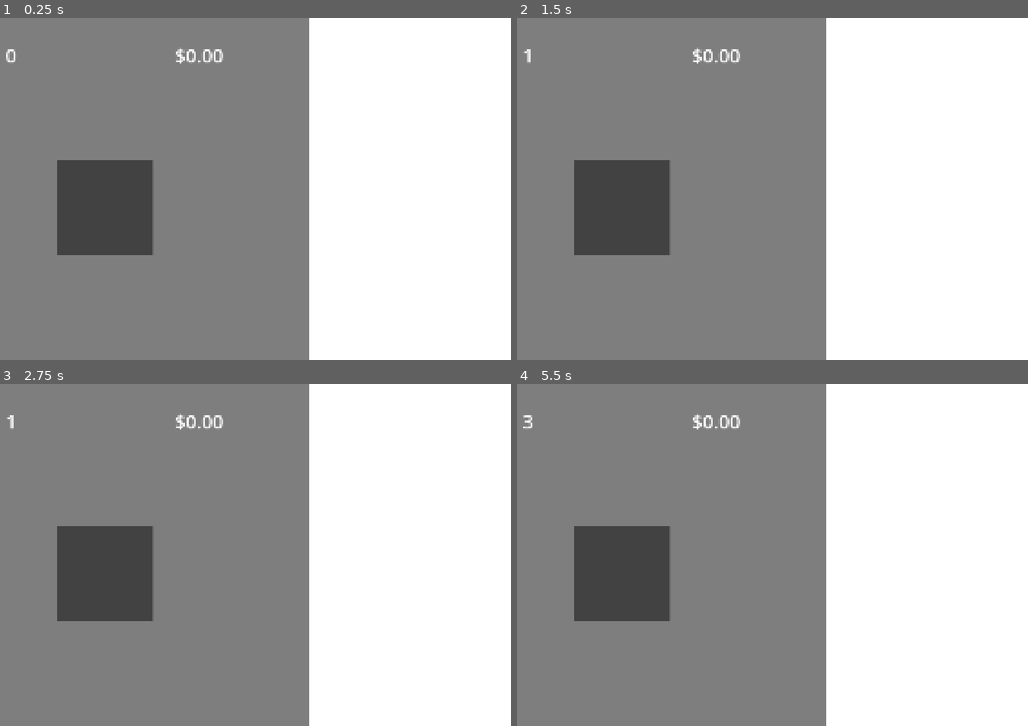
Above: before the commit, frames 1-4 (two rows, left to right).
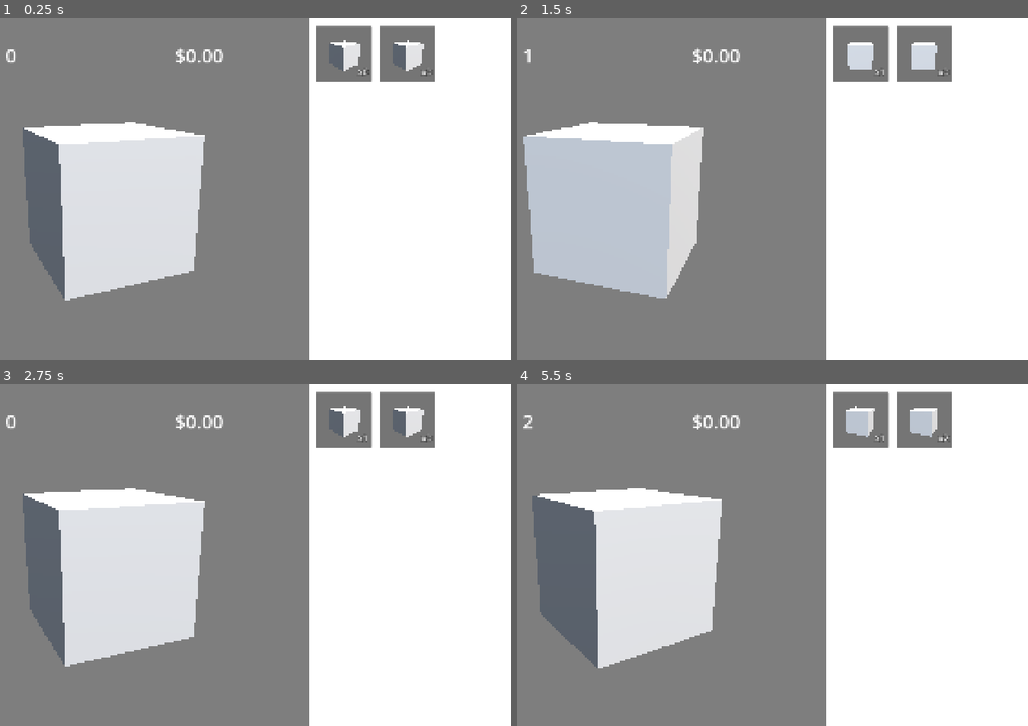
Above: after the commit, the same moments.

Repository: karjon7/apple-farmer
Game: Godot game, scene res://scenes/game.tscn
The game is run twice, just before and just after one commit, with the same random seed, the same clock (stepped at 60 frames per second) and the same inputs.
Inputs (mouse positions are in pixels of both pictures, inside the frame that each line leads up to):
- Up to frame 1 (0.25 s): no input
- Up to frame 2 (1.5 s): click (624, 206) at 0.5 s; click (859, 52) at 1.27 s
- Up to frame 3 (2.75 s): click (408, 418) at 2.02 s
- Up to frame 4 (5.5 s): click (624, 572) at 2.75 s; click (925, 418) at 3.52 s; click (624, 572) at 4.25 s; click (925, 418) at 5.02 s

The runs differ from the first frame. In frame 1, 19% of the frame differs, in the area x 4-86%, y 2-83%; in frame 2, 19%; in frame 3, 19%; in frame 4, 19%, in the area x 1-86%, y 2-84%.

Commit message:
Add AppleData, AppleMenu and Fix UserData and GameManager

Diff:
--- /dev/null
+++ b/prefab/meshes/test_item.tscn
@@ -0,0 +1,6 @@
+[gd_scene load_steps=2 format=3 uid="uid://ok1am36yr52p"]
+
+[sub_resource type="BoxMesh" id="BoxMesh_pgt16"]
+
+[node name="TestItem" type="MeshInstance3D"]
+mesh = SubResource("BoxMesh_pgt16")
--- /dev/null
+++ b/prefab/ui/apple_menu_button.tscn
@@ -0,0 +1,57 @@
+[gd_scene load_steps=5 format=3 uid="uid://dpdk5gsrj2qjm"]
+
+[ext_resource type="Script" uid="uid://dk418b0tltu2u" path="res://scripts/ui/apple_menu_button.gd" id="1_nohal"]
+[ext_resource type="Resource" uid="uid://obqhdpp7447d" path="res://scripts/datas/apple_datas/regular_apple.tres" id="2_vue7e"]
+[ext_resource type="PackedScene" uid="uid://iixradab3o72" path="res://prefab/ui/mesh_viewer.tscn" id="3_qleav"]
+
+[sub_resource type="LabelSettings" id="LabelSettings_yqjtg"]
+font_size = 30
+outline_size = 5
+outline_color = Color(0, 0, 0, 1)
+
+[node name="AppleMenuButton" type="Button"]
+custom_minimum_size = Vector2(175, 175)
+size_flags_horizontal = 4
+size_flags_vertical = 4
+flat = true
+script = ExtResource("1_nohal")
+apple_data = ExtResource("2_vue7e")
+
+[node name="Panel" type="Panel" parent="."]
+layout_mode = 1
+anchors_preset = 15
+anchor_right = 1.0
+anchor_bottom = 1.0
+grow_horizontal = 2
+grow_vertical = 2
+
+[node name="MarginContainer" type="MarginContainer" parent="."]
+layout_mode = 1
+anchors_preset = 15
+anchor_right = 1.0
+anchor_bottom = 1.0
+grow_horizontal = 2
+grow_vertical = 2
+theme_override_constants/margin_left = 10
+theme_override_constants/margin_top = 10
+theme_override_constants/margin_right = 10
+theme_override_constants/margin_bottom = 10
+
+[node name="Label" type="Label" parent="MarginContainer"]
+layout_mode = 2
+size_flags_vertical = 8
+text = "x99.9K"
+label_settings = SubResource("LabelSettings_yqjtg")
+horizontal_alignment = 2
+vertical_alignment = 2
+
+[node name="MeshViewer" parent="." instance=ExtResource("3_qleav")]
+layout_mode = 1
+anchors_preset = 15
+anchor_right = 1.0
+anchor_bottom = 1.0
+offset_right = 0.0
+offset_bottom = 0.0
+grow_horizontal = 2
+grow_vertical = 2
+cam_distance = 4.1
--- /dev/null
+++ b/prefab/ui/mesh_viewer.tscn
@@ -0,0 +1,60 @@
+[gd_scene load_steps=6 format=3 uid="uid://iixradab3o72"]
+
+[ext_resource type="Script" uid="uid://buoimofx7sb64" path="res://scripts/prefabs/mesh_viewer.gd" id="1_wb5as"]
+
+[sub_resource type="ProceduralSkyMaterial" id="ProceduralSkyMaterial_5vme2"]
+sky_horizon_color = Color(0.662243, 0.671743, 0.686743, 1)
+ground_horizon_color = Color(0.662243, 0.671743, 0.686743, 1)
+
+[sub_resource type="Sky" id="Sky_psp0a"]
+sky_material = SubResource("ProceduralSkyMaterial_5vme2")
+
+[sub_resource type="Environment" id="Environment_6aqm7"]
+background_mode = 2
+sky = SubResource("Sky_psp0a")
+tonemap_mode = 2
+
+[sub_resource type="BoxMesh" id="BoxMesh_wb5as"]
+
+[node name="MeshViewer" type="SubViewportContainer"]
+texture_filter = 1
+offset_right = 500.0
+offset_bottom = 500.0
+stretch = true
+script = ExtResource("1_wb5as")
+rotations_per_second = 0.3
+cam_distance = 5.0
+cam_pitch = -0.1
+
+[node name="SubViewport" type="SubViewport" parent="."]
+own_world_3d = true
+transparent_bg = true
+handle_input_locally = false
+size = Vector2i(500, 500)
+render_target_update_mode = 4
+
+[node name="3DWorld" type="Node3D" parent="SubViewport"]
+
+[node name="WorldEnvironment" type="WorldEnvironment" parent="SubViewport/3DWorld"]
+environment = SubResource("Environment_6aqm7")
+
+[node name="DirectionalLight3D" type="DirectionalLight3D" parent="SubViewport/3DWorld"]
+transform = Transform3D(0.707107, -0.541675, 0.454519, 0, 0.642788, 0.766044, -0.707107, -0.541675, 0.454519, 0, 0, 0)
+shadow_enabled = true
+
+[node name="CamPivot" type="Node3D" parent="SubViewport/3DWorld"]
+unique_name_in_owner = true
+transform = Transform3D(1, 0, 0, 0, 0.951057, 0.309017, 0, -0.309017, 0.951057, 0, 0, 0)
+
+[node name="Camera3D" type="Camera3D" parent="SubViewport/3DWorld/CamPivot"]
+unique_name_in_owner = true
+transform = Transform3D(1, 0, 0, 0, 1, 0, 0, 0, 1, 0, 0, 5)
+fov = 35.0
+size = 2.905
+
+[node name="MeshHolder" type="Node3D" parent="SubViewport/3DWorld"]
+unique_name_in_owner = true
+transform = Transform3D(0.967681, 0, 0.252179, 0, 1, 0, -0.252179, 0, 0.967681, 0, 0, 0)
+
+[node name="MeshInstance3D" type="MeshInstance3D" parent="SubViewport/3DWorld/MeshHolder"]
+mesh = SubResource("BoxMesh_wb5as")
--- a/scenes/game.tscn
+++ b/scenes/game.tscn
@@ -1,6 +1,8 @@
-[gd_scene load_steps=3 format=3 uid="uid://djveq3biqtecu"]
+[gd_scene load_steps=5 format=3 uid="uid://djveq3biqtecu"]
 
 [ext_resource type="Script" uid="uid://4i7ypyd47lgq" path="res://scripts/game.gd" id="1_uwrxv"]
+[ext_resource type="PackedScene" uid="uid://iixradab3o72" path="res://prefab/ui/mesh_viewer.tscn" id="2_yqjtg"]
+[ext_resource type="Script" uid="uid://b0k101hdt37pb" path="res://scripts/ui/apples_menu.gd" id="3_iywne"]
 
 [sub_resource type="LabelSettings" id="LabelSettings_uwrxv"]
 font_size = 60
@@ -25,12 +27,12 @@
 dragging_enabled = false
 dragger_visibility = 2
 
-[node name="ColorRect" type="ColorRect" parent="HSplitContainer"]
+[node name="MainScreenBG" type="ColorRect" parent="HSplitContainer"]
 custom_minimum_size = Vector2(960, 0)
 layout_mode = 2
 color = Color(0.493545, 0.493546, 0.493546, 1)
 
-[node name="MarginContainer" type="MarginContainer" parent="HSplitContainer/ColorRect"]
+[node name="MarginContainer" type="MarginContainer" parent="HSplitContainer/MainScreenBG"]
 layout_mode = 1
 anchors_preset = 15
 anchor_right = 1.0
@@ -42,14 +44,14 @@
 theme_override_constants/margin_right = 50
 theme_override_constants/margin_bottom = 50
 
-[node name="VBoxContainer" type="VBoxContainer" parent="HSplitContainer/ColorRect/MarginContainer"]
+[node name="VBoxContainer" type="VBoxContainer" parent="HSplitContainer/MainScreenBG/MarginContainer"]
 layout_mode = 2
 
-[node name="HBoxContainer" type="HBoxContainer" parent="HSplitContainer/ColorRect/MarginContainer/VBoxContainer"]
+[node name="HBoxContainer" type="HBoxContainer" parent="HSplitContainer/MainScreenBG/MarginContainer/VBoxContainer"]
 layout_mode = 2
 alignment = 1
 
-[node name="AppleLabel" type="Label" parent="HSplitContainer/ColorRect/MarginContainer/VBoxContainer/HBoxContainer"]
+[node name="AppleLabel" type="Label" parent="HSplitContainer/MainScreenBG/MarginContainer/VBoxContainer/HBoxContainer"]
 unique_name_in_owner = true
 layout_mode = 2
 size_flags_horizontal = 3
@@ -58,7 +60,7 @@
 horizontal_alignment = 1
 vertical_alignment = 1
 
-[node name="MoneyLabel" type="Label" parent="HSplitContainer/ColorRect/MarginContainer/VBoxContainer/HBoxContainer"]
+[node name="MoneyLabel" type="Label" parent="HSplitContainer/MainScreenBG/MarginContainer/VBoxContainer/HBoxContainer"]
 unique_name_in_owner = true
 layout_mode = 2
 size_flags_horizontal = 3
@@ -67,16 +69,61 @@
 horizontal_alignment = 1
 vertical_alignment = 1
 
-[node name="CenterContainer" type="CenterContainer" parent="HSplitContainer/ColorRect/MarginContainer/VBoxContainer"]
+[node name="CenterContainer" type="CenterContainer" parent="HSplitContainer/MainScreenBG/MarginContainer/VBoxContainer"]
 layout_mode = 2
 size_flags_vertical = 3
 
-[node name="AppleButton" type="Button" parent="HSplitContainer/ColorRect/MarginContainer/VBoxContainer/CenterContainer"]
-custom_minimum_size = Vector2(300, 300)
+[node name="AppleButton" type="Button" parent="HSplitContainer/MainScreenBG/MarginContainer/VBoxContainer/CenterContainer"]
+custom_minimum_size = Vector2(750, 750)
 layout_mode = 2
 focus_mode = 0
+flat = true
 
-[node name="ColorRect2" type="ColorRect" parent="HSplitContainer"]
+[node name="MeshViewer" parent="HSplitContainer/MainScreenBG/MarginContainer/VBoxContainer/CenterContainer/AppleButton" instance=ExtResource("2_yqjtg")]
+unique_name_in_owner = true
+layout_mode = 1
+anchors_preset = 15
+anchor_right = 1.0
+anchor_bottom = 1.0
+offset_right = 0.0
+offset_bottom = 0.0
+grow_horizontal = 2
+grow_vertical = 2
+rotations_per_second = 0.1
+cam_distance = 2.9
+cam_offset = -0.08
+
+[node name="SideScreenBG" type="ColorRect" parent="HSplitContainer"]
 layout_mode = 2
 
-[connection signal="pressed" from="HSplitContainer/ColorRect/MarginContainer/VBoxContainer/CenterContainer/AppleButton" to="." method="harvest"]
+[node name="MarginContainer" type="MarginContainer" parent="HSplitContainer/SideScreenBG"]
+layout_mode = 1
+anchors_preset = 15
+anchor_right = 1.0
+anchor_bottom = 1.0
+grow_horizontal = 2
+grow_vertical = 2
+theme_override_constants/margin_left = 25
+theme_override_constants/margin_top = 25
+theme_override_constants/margin_right = 25
+theme_override_constants/margin_bottom = 25
+
+[node name="MenuHolder" type="Control" parent="HSplitContainer/SideScreenBG/MarginContainer"]
+layout_mode = 2
+
+[node name="ApplesMenu" type="ScrollContainer" parent="HSplitContainer/SideScreenBG/MarginContainer/MenuHolder"]
+layout_mode = 1
+anchors_preset = 15
+anchor_right = 1.0
+anchor_bottom = 1.0
+grow_horizontal = 2
+grow_vertical = 2
+script = ExtResource("3_iywne")
+
+[node name="GridContainer" type="GridContainer" parent="HSplitContainer/SideScreenBG/MarginContainer/MenuHolder/ApplesMenu"]
+layout_mode = 2
+theme_override_constants/h_separation = 25
+theme_override_constants/v_separation = 25
+columns = 3
+
+[connection signal="pressed" from="HSplitContainer/MainScreenBG/MarginContainer/VBoxContainer/CenterContainer/AppleButton" to="." method="harvest"]
--- a/scripts/big_number.gd
+++ b/scripts/big_number.gd
@@ -1,5 +1,7 @@
 extends RefCounted
 class_name BigNumber
+
+signal updated
 
 var mantissa: float = 0.0
 var exponent: int = 0
@@ -157,10 +159,13 @@
 
 
 func plus_equals(other: BigNumber) -> BigNumber:
+	updated.emit()
 	var result: BigNumber = add(self, other)
 
 	mantissa = result.mantissa
 	exponent = result.exponent
+
+	updated.emit()
 	return self
 
 
@@ -173,6 +178,8 @@
 
 	mantissa = result.mantissa
 	exponent = result.exponent
+
+	updated.emit()
 	return self
 
 
@@ -185,6 +192,8 @@
 
 	mantissa = result.mantissa
 	exponent = result.exponent
+
+	updated.emit()
 	return self
 
 
@@ -197,6 +206,8 @@
 
 	mantissa = result.mantissa
 	exponent = result.exponent
+
+	updated.emit()
 	return self
 
 
@@ -237,7 +248,7 @@
 		to_full_string(max_decimals), max_decimals, false, max_exponents)
 
 
-func to_short_string(max_digits: int = 4, max_decimals: int = 3, abbreviate: bool = true, fractional_decimals: bool = false) -> String:
+func to_short_string(max_digits: int = 4,  abbreviate: bool = true) -> String:
 
 	return NumberUtilities.compact_format_string_number(to_full_string(), max_digits, abbreviate)
 
--- /dev/null
+++ b/scripts/datas/apple_data.gd
@@ -0,0 +1,23 @@
+extends Resource
+class_name AppleData
+
+signal quantity_updated
+
+@export var name: String = ""
+@export_multiline var description: String = ""
+@export var starting_price_mantissa: float = 0.0
+@export var starting_price_exponent: int = 0
+@export var mesh: PackedScene
+
+var quantity: BigNumber = BigNumber.new(0)
+var price: BigNumber = BigNumber.new(0) : get = _get_price
+
+
+func _init() -> void:
+	quantity.updated.connect(quantity_updated.emit)
+
+
+func _get_price() -> BigNumber:
+	price = BigNumber.new(starting_price_mantissa, starting_price_exponent)
+
+	return price
--- /dev/null
+++ b/scripts/datas/apple_datas/green_apple.tres
@@ -0,0 +1,12 @@
+[gd_resource type="Resource" script_class="AppleData" load_steps=2 format=3 uid="uid://bmsaw5ik6gd6g"]
+
+[ext_resource type="Script" uid="uid://c4kdiwjcifity" path="res://scripts/datas/apple_data.gd" id="1_pi7lo"]
+
+[resource]
+script = ExtResource("1_pi7lo")
+name = "Green Apple"
+description = ""
+starting_price_mantissa = 5.5
+starting_price_exponent = 0
+discovered = true
+metadata/_custom_type_script = "uid://c4kdiwjcifity"
--- /dev/null
+++ b/scripts/datas/apple_datas/regular_apple.tres
@@ -0,0 +1,12 @@
+[gd_resource type="Resource" script_class="AppleData" load_steps=2 format=3 uid="uid://obqhdpp7447d"]
+
+[ext_resource type="Script" uid="uid://c4kdiwjcifity" path="res://scripts/datas/apple_data.gd" id="1_pfqi7"]
+
+[resource]
+script = ExtResource("1_pfqi7")
+name = "Apple"
+description = ""
+starting_price_mantissa = 0.75
+starting_price_exponent = 0
+discovered = true
+metadata/_custom_type_script = "uid://c4kdiwjcifity"
--- a/scripts/datas/user_data.gd
+++ b/scripts/datas/user_data.gd
@@ -1,6 +1,9 @@
 extends Resource
 class_name UserData
 
-var apples: BigNumber = BigNumber.new(0)
+var discovered_apples: Array[AppleData] = [
+	GameManager.APPLES[0],
+	GameManager.APPLES[1],
+]
+var current_apple: AppleData = discovered_apples[0]
 var money: BigNumber = BigNumber.new(0)
-var apple_price: BigNumber = BigNumber.new(0.75)
--- a/scripts/game.gd
+++ b/scripts/game.gd
@@ -5,11 +5,11 @@
 
 
 func _ready() -> void:
-	pass
+	GameManager.current_apple_changed.connect(_change_apple_button_mesh)
 
 
 func _process(delta: float) -> void:
-	apple_label.text = GameManager.get_apples().to_short_string()
+	apple_label.text = GameManager.get_current_apple().quantity.to_short_string()
 
 	var money_text: String = GameManager.get_money().absolute().to_short_string() \
 		if GameManager.get_money().is_greater_than_equal_to(BigNumber.new(1000)) \
@@ -30,3 +30,7 @@
 
 func sell() -> void:
 	GameManager.sell_apple(BigNumber.new(1))
+
+
+func _change_apple_button_mesh() -> void:
+	%MeshViewer.mesh = GameManager.get_current_apple().mesh
--- a/scripts/managers/game_manager.gd
+++ b/scripts/managers/game_manager.gd
@@ -1,10 +1,27 @@
 extends Node
+
+signal apple_discovered(discovered_apple: AppleData)
+signal current_apple_changed(changed_to: AppleData)
+
+const APPLES: Array[AppleData] = [
+	preload("uid://obqhdpp7447d"),
+	preload("uid://bmsaw5ik6gd6g"),
+]
 
 var user_data: UserData = UserData.new()
 
 
-func get_apples() -> BigNumber:
-	return user_data.apples
+func get_discovered_apples() -> Array:
+	return user_data.discovered_apples
+
+
+func set_current_apple(new_apple_data: AppleData) -> void:
+	user_data.current_apple = new_apple_data
+	current_apple_changed.emit(new_apple_data)
+
+
+func get_current_apple() -> AppleData:
+	return user_data.current_apple
 
 
 func get_money() -> BigNumber:
@@ -12,17 +29,13 @@
 
 
 func harvest_apples(amount: BigNumber) -> void:
-	user_data.apples.plus_equals(amount)
+	get_current_apple().quantity.plus_equals(amount)
 
 
 func sell_apple(amount: BigNumber) -> void:
-	var sell_amount: BigNumber = amount if user_data.apples.is_greater_than(amount) \
-		else user_data.apples
-	var money_made: BigNumber = user_data.apple_price.times(sell_amount)
+	var sell_amount: BigNumber = amount if get_current_apple().quantity.is_greater_than(amount) \
+		else get_current_apple().quantity
+	var money_made: BigNumber = get_current_apple().price.times(sell_amount)
 
-	user_data.apples.minus_equals(sell_amount)
-	add_money(money_made)
-
-
-func add_money(amount: BigNumber) -> void:
-	user_data.money.plus_equals(amount)
+	get_current_apple().quantity.minus_equals(sell_amount)
+	get_money().plus_equals(money_made)
--- /dev/null
+++ b/scripts/prefabs/mesh_viewer.gd
@@ -0,0 +1,53 @@
+@tool
+extends SubViewportContainer
+class_name MeshViewer
+
+const TEST_ITEM = preload("res://prefab/meshes/test_item.tscn")
+
+@export var rotation_on: bool = true
+@export_range(0.0, 1.0, 0.1, "or_greater") var rotations_per_second: float = 0.5
+@export_range(0.0, 5.0, 0.1, "or_greater", "suffix:m") var cam_distance: float = 3.0 : set = _set_cam_distance
+@export_range(-1, 1, 0.1, "or_greater", "or_less") var cam_pitch: float = 0.0 : set = _set_cam_pitch
+@export_range(-1, 1, 0.01, "or_greater", "or_less") var cam_offset: float = 0.0 : set = _set_cam_offset
+@export var mesh: PackedScene : set = _set_mesh
+
+@onready var cam_pivot: Node3D = %CamPivot
+@onready var camera: Camera3D = %Camera3D
+@onready var mesh_holder: Node3D = %MeshHolder
+
+
+func _process(delta: float) -> void:
+	if not rotation_on: return
+
+	mesh_holder.rotation_degrees.y = wrapf(
+		mesh_holder.rotation_degrees.y + 360.0 * rotations_per_second * delta, 0.0, 360.0
+		)
+
+
+func _set_cam_distance(new_value: float) -> void:
+	if not is_node_ready(): await ready
+	cam_distance = new_value
+
+	camera.position.z = cam_distance
+
+
+func _set_cam_pitch(new_value: float) -> void:
+	if not is_node_ready(): await ready
+	cam_pitch = new_value
+
+	cam_pivot.rotation.x = PI * cam_pitch
+
+
+func _set_cam_offset(new_value: float) -> void:
+	if not is_node_ready(): await ready
+	cam_offset = new_value
+
+	camera.position.y = cam_offset
+
+
+func _set_mesh(new_value: PackedScene) -> void:
+	if not is_node_ready(): await ready
+	mesh = new_value
+
+	for child in mesh_holder.get_children(): child.queue_free()
+	mesh_holder.add_child(mesh.instantiate() if mesh else TEST_ITEM.instantiate())
--- /dev/null
+++ b/scripts/ui/apple_menu_button.gd
@@ -0,0 +1,21 @@
+extends Button
+class_name AppleMenuButton
+
+
+@export var apple_data: AppleData : set = _set_apple_data
+
+@onready var label: Label = $MarginContainer/Label
+@onready var mesh_viewer: MeshViewer = $MeshViewer
+
+
+func update_quantity_label() -> void:
+	label.text = "x" + apple_data.quantity.to_short_string(3)
+
+
+func _set_apple_data(new_value: AppleData) -> void:
+	if not is_node_ready(): await ready
+	apple_data = new_value
+
+	apple_data.quantity_updated.connect(update_quantity_label)
+	mesh_viewer.mesh = apple_data.mesh
+	update_quantity_label()
--- /dev/null
+++ b/scripts/ui/apples_menu.gd
@@ -0,0 +1,21 @@
+extends ScrollContainer
+
+const apple_menu_button = preload("uid://dpdk5gsrj2qjm")
+
+@onready var grid_container: GridContainer = $GridContainer
+
+
+func _ready() -> void:
+	refresh_menu()
+	GameManager.apple_discovered.connect(refresh_menu)
+
+
+func refresh_menu() -> void:
+	for child in grid_container.get_children(): child.queue_free()
+
+	for apple: AppleData in GameManager.get_discovered_apples():
+		var apple_button_instance: AppleMenuButton = apple_menu_button.instantiate()
+
+		apple_button_instance.apple_data = apple
+		apple_button_instance.pressed.connect(GameManager.set_current_apple.bind(apple))
+		grid_container.add_child(apple_button_instance)
Not shown, added: scripts/datas/apple_data.gd.uid
Not shown, added: scripts/prefabs/mesh_viewer.gd.uid
Not shown, added: scripts/ui/apple_menu_button.gd.uid
Not shown, added: scripts/ui/apples_menu.gd.uid
